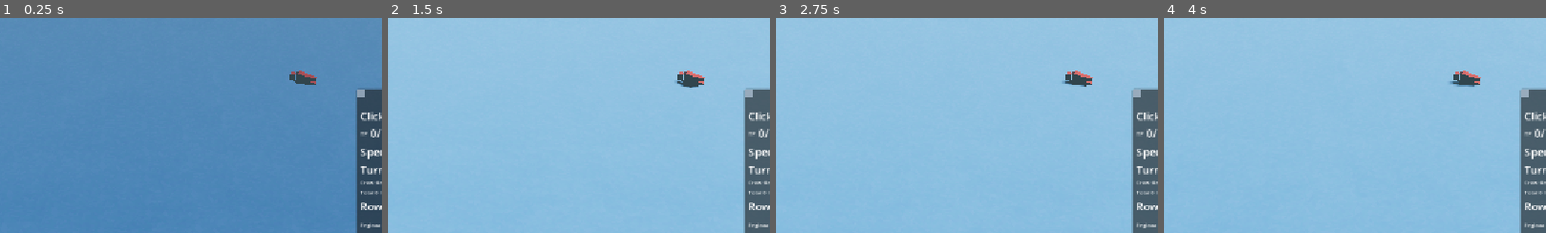
Above: before the commit, frames 1-4 (left to right).
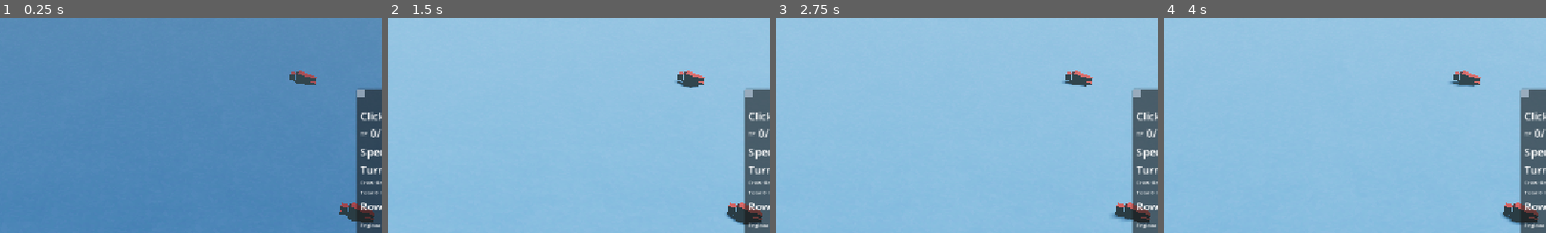
Above: after the commit, the same moments.

Repository: SamEBart/COM_429_RammingSpeed
Game: Godot game, scene res://scenes/GameScene.tscn
The game is run twice, just before and just after one commit, with the same random seed, the same clock (stepped at 60 frames per second) and the same inputs.
Inputs:
- Up to frame 1 (0.25 s): no input
- Up to frame 2 (1.5 s): click "Begin Match" at 0.5 s; click "Lock Command" at 1.25 s
- Up to frame 3 (2.75 s): click "Finish Move" at 2 s
- Up to frame 4 (4 s): click "Finish Long Range Fire" at 2.75 s; click "Finish Boarding" at 3.5 s
The pictures show only the part of the screen within x 35-85%, y 41-91%; the shares and areas given below are measured in that part.

The runs differ from the first frame. In frame 1, 0.6% of the frame differs, in the area x 88-98%, y 85-96%; in frame 2, 0.7%, in the area x 88-98%, y 85-97%; in frame 3, 0.7%; in frame 4, 0.7%.

Commit message:
feat: add isCPU bool variable for Player class

Diff:
--- a/scripts/Player.gd
+++ b/scripts/Player.gd
@@ -7,19 +7,23 @@
 # TYPE WILL CHANGE
 var _ships: Array[Ship];
 var _isSpectator: bool;
+var _isCPU: bool;
 
 #Carter WIP
 var _shipClicked: bool;					#Know when Player has a ship selected for an action
 var _attacker: Player;					#Know who Player has selected for thier action, i.e. who is doing the firing in LRF
 var _isReady: bool;						#Know when player is done with their turn/ready to start turn
 
-func initiate(name: String, playerId: int):
+func initiate(name: String, playerId: int, isCPU: bool):
 	_name = name;
 	_playerId = playerId;
 	_ships = [];
 	_isSpectator = false;
 	_shipClicked = false;
 	_isReady = false;
+
+	# if is an AI opponent
+	_isCPU = isCPU;
 
 func _ready() -> void:
 	self.add_to_group("players")
--- a/scripts/WorldGen/world_gen.gd
+++ b/scripts/WorldGen/world_gen.gd
@@ -33,6 +33,10 @@
 	var playerThree = _inst_player("Grimm", 3)
 	_inst_tri(playerThree, "Tri 04")
 
+	# CPU player
+	var playerFour = _inst_player("CPU", 4, true)
+	_inst_tri(playerFour, "Tri 05")
+
 #	create_starting_units(allies)  ## prototyping pathfinding and units
 
 
@@ -65,9 +69,9 @@
 		count -= 1
 
 ## Carter's Creating Player combined with Melia's create_starting_units
-func _inst_player(name, id):
+func _inst_player(name, id, isCPU=false):
 	var playerInstance = myPlayer.instantiate()
-	playerInstance.initiate(name, id)
+	playerInstance.initiate(name, id, isCPU)
 	add_child(playerInstance)
 	playerInstance.add_to_group("players")
 	return playerInstance
